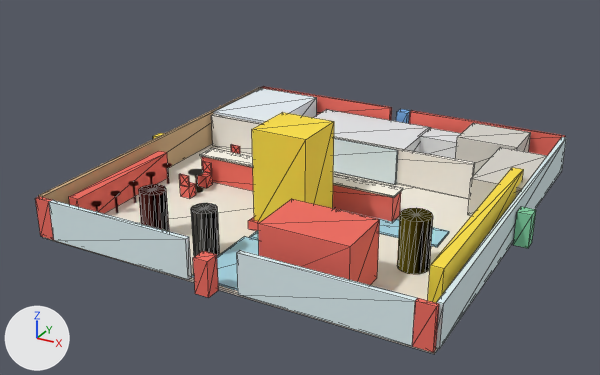
The glTF model kurichiland-level/1F.glb, before and after one commit.
Camera for both pictures: a 50 mm camera at (12.76, -25.06, 12.78) aimed at (-0.48, -0.99, 0.75). Lighting does not change. The marker at lower left points along +X, +Y and +Z. The first picture is the older version. Mesh edges are drawn as thin lines on the coarser meshes. Where no turn or scale is listed for an object, it has been applied to the vertices.

Objects in the first picture: 'bar', 'bigplush', 'bohwall', 'core', 'counter', 'floor', 'kitchen', 'ledge', 'shelf', 'showcase', 'wall.002', 'window', 'window.001', 'window.002' and 29 more.
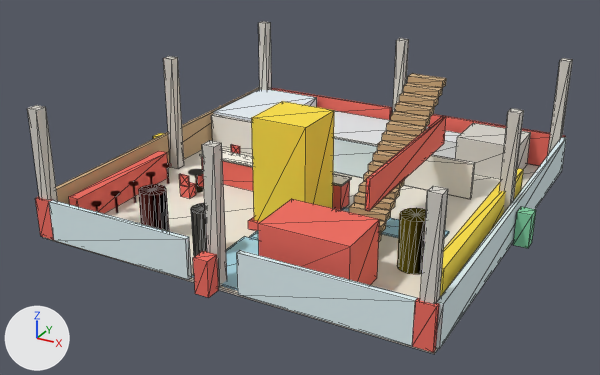
Changed parts and their boxes [x1, y1, x2, y2] in the pictures (600 x 375 px):
'bigplush', moved, rescaled (10% taller)
    before: [252, 112, 334, 222]
    after: [252, 101, 334, 222]
'core', moved, rescaled
    before: [468, 147, 547, 216]
    after: [258, 21, 271, 90]
'counter', moved, rescaled (26% narrower, 17% shorter)
    before: [202, 157, 401, 221]
    after: [202, 157, 350, 210]
'stairrail', added (red)
    after: [365, 116, 446, 211]
'col.005', added
    after: [202, 140, 227, 287]
'col.003', added
    after: [420, 186, 448, 304]
'col.002', added
    after: [27, 105, 58, 201]
'col.006', added
    after: [163, 56, 184, 169]
'col.007', added
    after: [499, 108, 524, 214]
'ledge', moved, rescaled (25% narrower, 27% shorter)
    before: [200, 148, 403, 198]
    after: [200, 150, 352, 186]
'col.001', added
    after: [548, 58, 573, 155]
'col.004', added
    after: [393, 38, 409, 112]
'step.004', added (brown)
    after: [349, 203, 391, 222]
'step.013', added
    after: [391, 111, 430, 127]
'step.014', added
    after: [395, 102, 434, 117]
'step.012', added
    after: [386, 121, 426, 136]
'step.015', added
    after: [399, 92, 438, 107]
'step.017', added
    after: [407, 73, 446, 88]
'step.016', added
    after: [403, 83, 442, 97]
'step.011', added
    after: [382, 131, 418, 145]
'step.005', added
    after: [354, 192, 396, 211]
'step.010', added
    after: [377, 141, 407, 154]
'step.009', added
    after: [373, 151, 396, 163]
'step.006', added
    after: [359, 181, 400, 200]
'step.008', added
    after: [368, 161, 385, 172]
'step.007', added
    after: [364, 171, 405, 189]
'step.003', added
    after: [379, 221, 386, 233]
'step.002', added (mostly hidden)
    after: [379, 233, 381, 241]

What the commit changed:
Object 'core' (ob_core) moves from (6.0, 3.0, 0.7) to (-6.7, 7.0, 2.25).
Object 'core' (ob_core) is rescaled from (1.8, 3.5, 1.4) to (0.4, 0.4, 4.5).
Object 'counter' (ob_counter) moves from (-1.0, -0.3, 0.5) to (-2.0, -0.3, 0.5).
Object 'counter' (ob_counter) is rescaled from (8.0, 0.7, 1.0) to (6.0, 0.7, 1.0).
Object 'ledge' (ob_ledge) moves from (-1.0, -0.3, 1.03) to (-2.0, -0.3, 1.03).
Object 'ledge' (ob_ledge) is rescaled from (8.1, 0.8, 0.06) to (6.1, 0.8, 0.06).
Object 'bigplush' (ob_bigplush) moves from (0.0, -2.3, 1.8) to (0.0, -2.3, 2.0).
Object 'bigplush' (ob_bigplush) is rescaled from (2.0, 2.0, 3.6) to (2.0, 2.0, 4.0).
Object 'stairrail' (ob_stairrail) is new; it shows me_mesh_1.
Its location is (3.6, -0.9, 2.6).
Its scale is (0.12, 6.6, 1.05).
Object 'step.017' (ob_step_017) is new; it shows me_mesh_3.
Its location is (2.9, 2.23, 4.38).
Its scale is (1.3, 0.4, 0.25).
Object 'step.016' (ob_step_016) is new; it shows me_mesh_3.
Its location is (2.9, 1.88, 4.12).
Its scale is (1.3, 0.4, 0.25).
Object 'step.015' (ob_step_015) is new; it shows me_mesh_3.
Its location is (2.9, 1.52, 3.88).
Its scale is (1.3, 0.4, 0.25).
Object 'step.014' (ob_step_014) is new; it shows me_mesh_3.
Its location is (2.9, 1.17, 3.62).
Its scale is (1.3, 0.4, 0.25).
Object 'step.013' (ob_step_013) is new; it shows me_mesh_3.
Its location is (2.9, 0.81, 3.38).
Its scale is (1.3, 0.4, 0.25).
Object 'step.012' (ob_step_012) is new; it shows me_mesh_3.
Its location is (2.9, 0.46, 3.12).
Its scale is (1.3, 0.4, 0.25).
Object 'step.011' (ob_step_011) is new; it shows me_mesh_3.
Its location is (2.9, 0.1, 2.88).
Its scale is (1.3, 0.4, 0.25).
Object 'step.010' (ob_step_010) is new; it shows me_mesh_3.
Its location is (2.9, -0.25, 2.62).
Its scale is (1.3, 0.4, 0.25).
Object 'step.009' (ob_step_009) is new; it shows me_mesh_3.
Its location is (2.9, -0.6, 2.38).
Its scale is (1.3, 0.4, 0.25).
Object 'step.008' (ob_step_008) is new; it shows me_mesh_3.
Its location is (2.9, -0.96, 2.12).
Its scale is (1.3, 0.4, 0.25).
Object 'step.007' (ob_step_007) is new; it shows me_mesh_3.
Its location is (2.9, -1.31, 1.88).
Its scale is (1.3, 0.4, 0.25).
Object 'step.006' (ob_step_006) is new; it shows me_mesh_3.
Its location is (2.9, -1.67, 1.62).
Its scale is (1.3, 0.4, 0.25).
Object 'step.005' (ob_step_005) is new; it shows me_mesh_3.
Its location is (2.9, -2.02, 1.38).
Its scale is (1.3, 0.4, 0.25).
Object 'step.004' (ob_step_004) is new; it shows me_mesh_3.
Its location is (2.9, -2.38, 1.12).
Its scale is (1.3, 0.4, 0.25).
Object 'step.003' (ob_step_003) is new; it shows me_mesh_3.
Its location is (2.9, -2.73, 0.88).
Its scale is (1.3, 0.4, 0.25).
Object 'step.002' (ob_step_002) is new; it shows me_mesh_3.
Its location is (2.9, -3.09, 0.62).
Its scale is (1.3, 0.4, 0.25).
Object 'col.007' (ob_col_007) is new; it shows me_mesh_9.
Its location is (6.7, 0.0, 2.25).
Its scale is (0.4, 0.4, 4.5).
Object 'col.006' (ob_col_006) is new; it shows me_mesh_9.
Its location is (-6.7, 0.0, 2.25).
Its scale is (0.4, 0.4, 4.5).
Object 'col.005' (ob_col_005) is new; it shows me_mesh_9.
Its location is (0.0, -7.0, 2.25).
Its scale is (0.4, 0.4, 4.5).
Object 'col.004' (ob_col_004) is new; it shows me_mesh_9.
Its location is (0.0, 7.0, 2.25).
Its scale is (0.4, 0.4, 4.5).
Object 'col.003' (ob_col_003) is new; it shows me_mesh_9.
Its location is (6.7, -7.0, 2.25).
Its scale is (0.4, 0.4, 4.5).
Object 'col.002' (ob_col_002) is new; it shows me_mesh_9.
Its location is (-6.7, -7.0, 2.25).
Its scale is (0.4, 0.4, 4.5).
Object 'col.001' (ob_col_001) is new; it shows me_mesh_9.
Its location is (6.7, 7.0, 2.25).
Its scale is (0.4, 0.4, 4.5).
